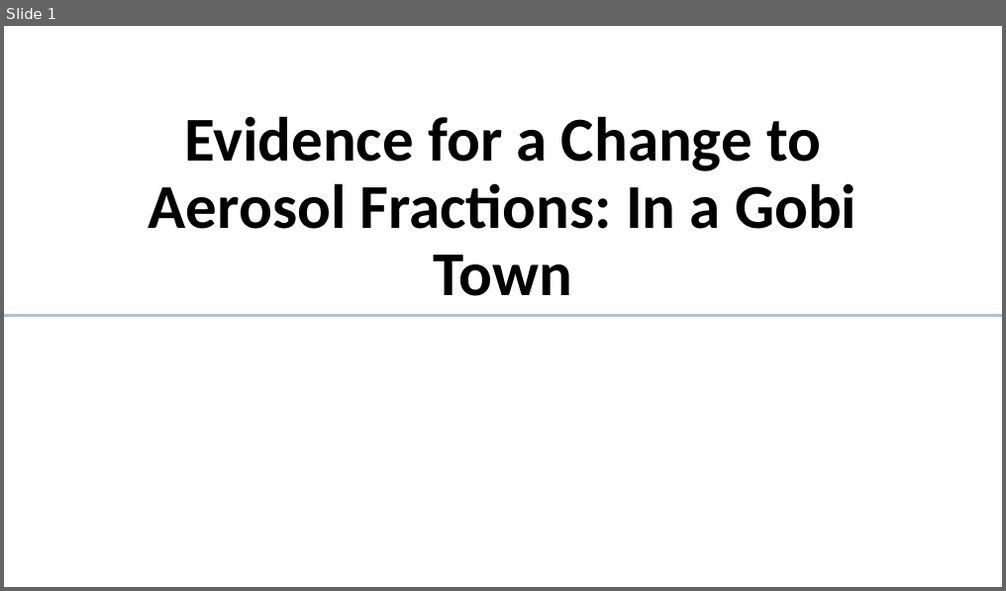
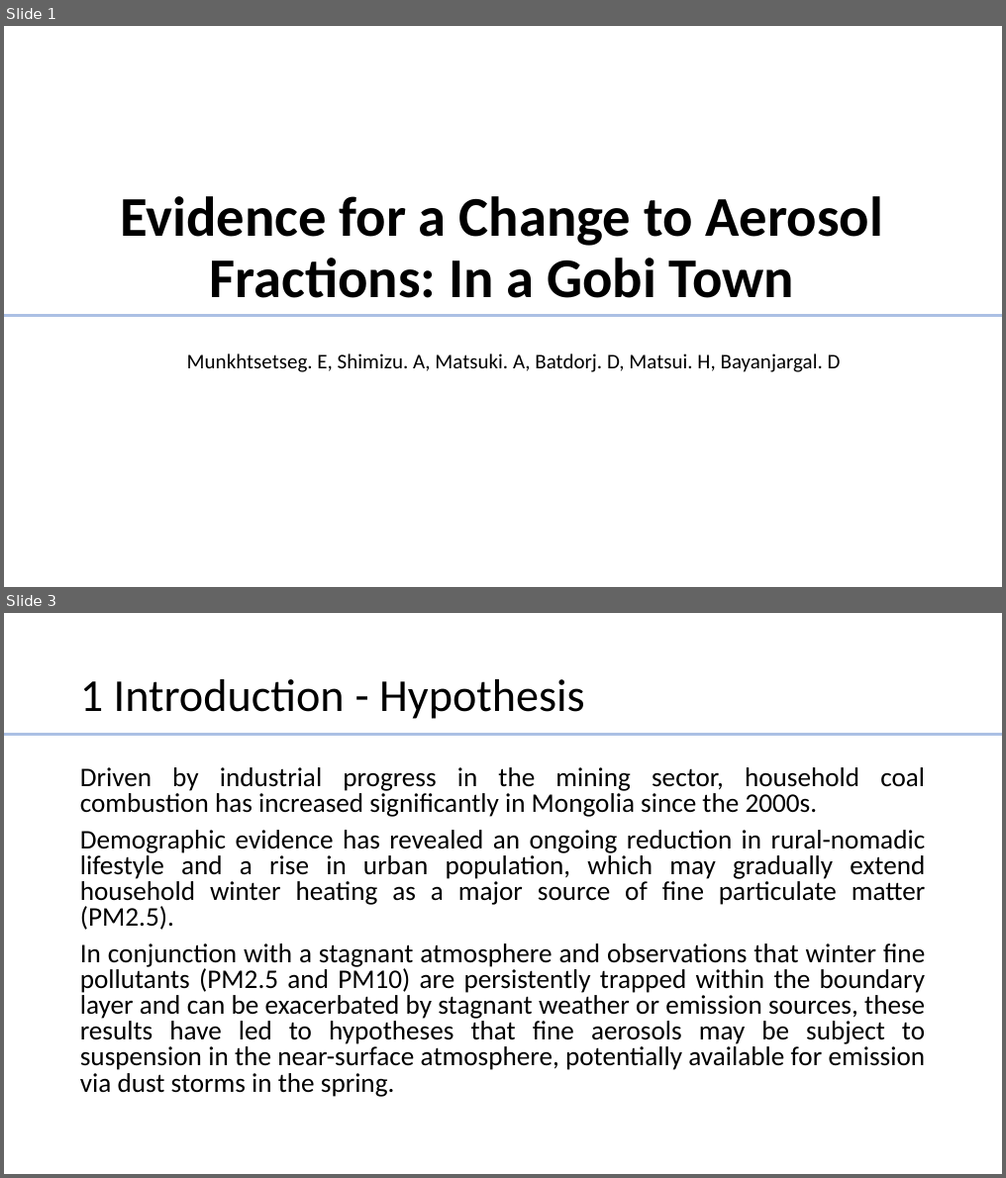
Before and after one commit to EmouAcademy/PM-manuscript, a slide deck: visuals/ppt_presentation.pptx. Shown one above the other, each under a label of ours: slide 1 before the commit, slides 1 and 3 after it; the slides between them are not shown. The pictures are 1006x591 and 1006x1178 pixels, drawn with LibreOffice and Linux fonts; fonts in the diff are those of the drawing. Boxes give left, top, right and bottom in pixels: in the first picture for what was removed or moved away, otherwise in the second. Text is boxed around its words. In the diff, an @@ line names an element or a change of style, - is before the commit and + after.

```diff
--- a/visuals/ppt_presentation.pptx
+++ b/visuals/ppt_presentation.pptx
@@ slide 3 added at box(4, 613, 1002, 1174), background #FFFFFF @@
@@ title added at box(80, 679, 585, 719), 44 pt, text #000000 @@
+1 Introduction - Hypothesis
@@ line added from (1002, 735) to (4, 735), #ABC0E4 3 pt @@
@@ text added at box(80, 767, 926, 1097), 25.9 pt, text #000000 @@
+Driven by industrial progress in the mining sector, household coal combustion has increased significantly in Mongolia since the 2000s.
+Demographic evidence has revealed an ongoing reduction in rural-nomadic lifestyle and a rise in urban population, which may gradually extend household winter heating as a major source of fine particulate matter (PM2.5).
+In conjunction with a stagnant atmosphere and observations that winter fine pollutants (PM2.5 and PM10) are persistently trapped within the boundary layer and can be exacerbated by stagnant weather or emission sources, these results have led to hypotheses that fine aerosols may be subject to suspension in the near-surface atmosphere, potentially available for emission via dust storms in the spring.
@@ slide 1 changed as well @@
@@ title "Evidence for a Change to ...": place and size @@
-title "Evidence for a Change to ..." at box(149, 116, 856, 296)
+title "Evidence for a Change to ..." at box(120, 196, 883, 298)
@@ title "Evidence for a Change to ..." at box(120, 196, 883, 298): size 60 to 54 pt @@
@@ text added at box(187, 354, 841, 372), 20 pt, text #000000 @@
+Munkhtsetseg. E, Shimizu. A, Matsuki. A, Batdorj. D, Matsui. H, Bayanjargal. D
```
Also in this commit, not shown: 10 other slides changed, 5 other slides added, 5 slides removed, 23 other files.
